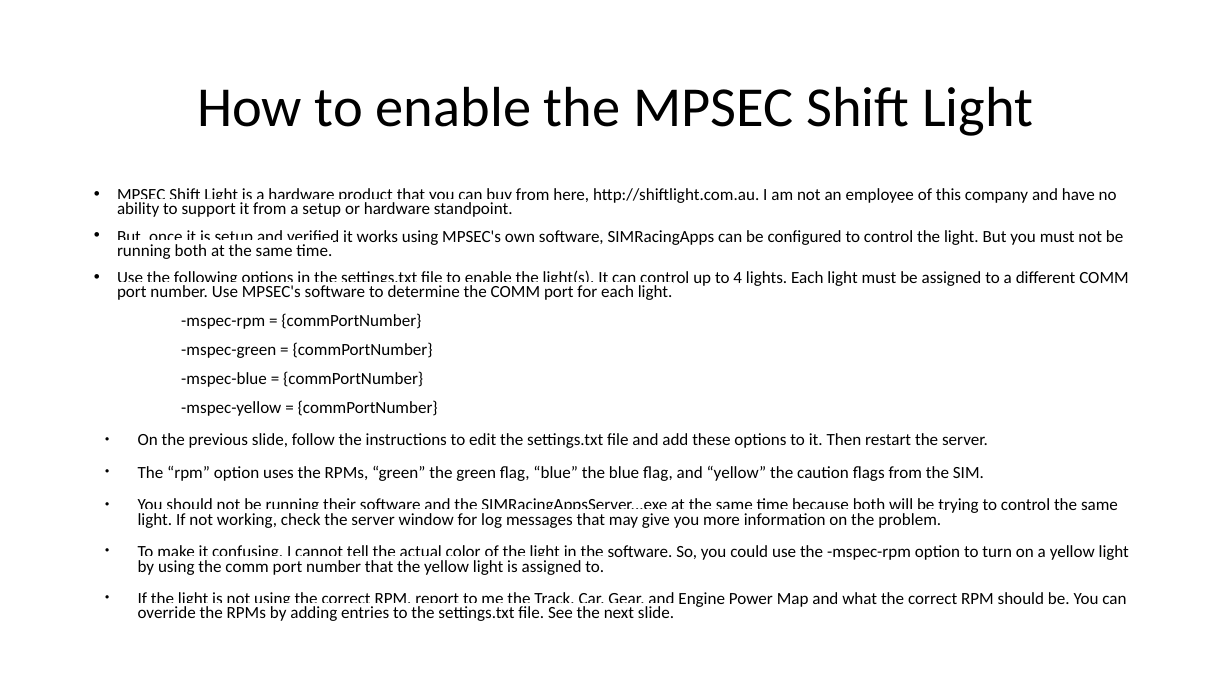
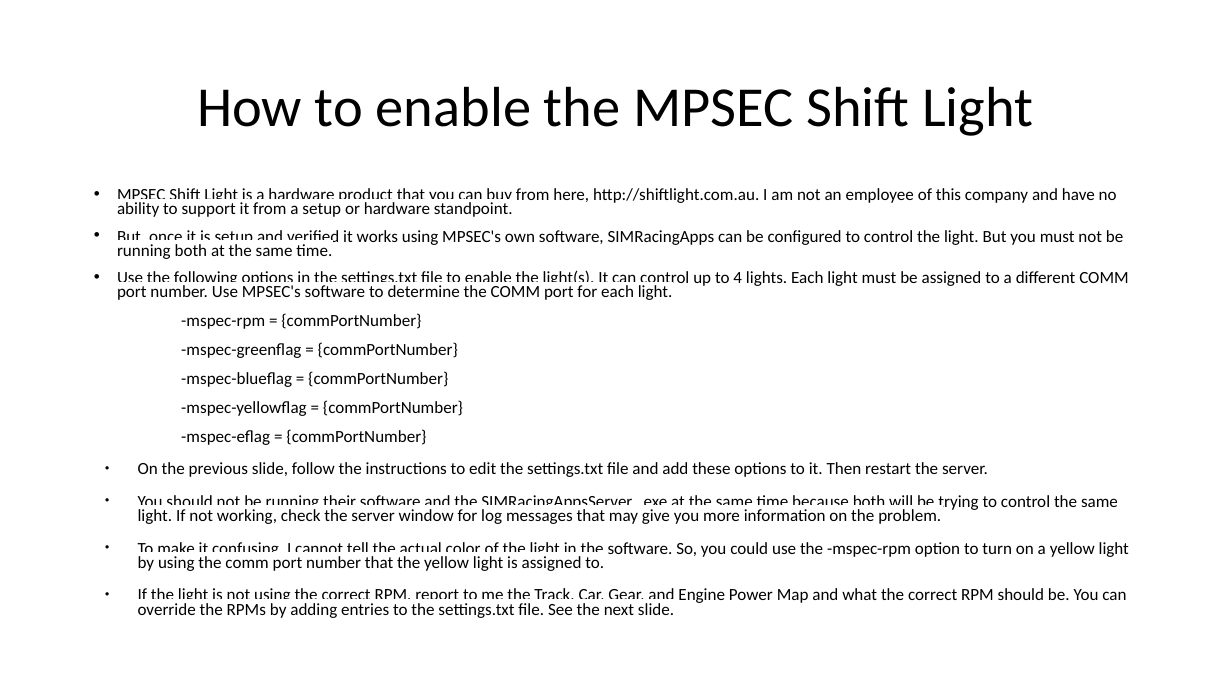
Before and after one commit to SIMRacingApps/SIMRacingApps.github.io, a slide deck: slide 18 of docs/documentation/SIMRacingApps - Quick Start Guide/SIMRacingApps - Quick Start Guide.odp. Drawn at 1232x693 pixels with LibreOffice and Linux fonts; fonts in the diff are those of the drawing. Boxes give left, top, right and bottom in pixels: in the first picture for what was removed or moved away, otherwise in the second. Text is boxed around its words. In the diff, an @@ line names an element or a change of style, - is before the commit and + after.

```diff
--- a/docs/documentation/SIMRacingApps - Quick Start Guide/SIMRacingApps - Quick Start Guide.odp
+++ b/docs/documentation/SIMRacingApps - Quick Start Guide/SIMRacingApps - Quick Start Guide.odp
@@ text at <box>181,342,463,445</box>: text changed @@
-  -mspec-green = {commPortNumber}
-  -mspec-blue = {commPortNumber}
-  -mspec-yellow = {commPortNumber}
+  -mspec-greenflag = {commPortNumber}
+  -mspec-blueflag = {commPortNumber}
+  -mspec-yellowflag = {commPortNumber}
+  -mspec-eflag = {commPortNumber}
@@ text at <box>138,466,984,481</box>: paragraph removed @@
-● The “rpm” option uses the RPMs, “green” the green flag, “blue” the blue flag, and “yellow” the caution flags from the SIM.
```
Also in this commit, not shown: 10 other slides changed, 25 other files.
